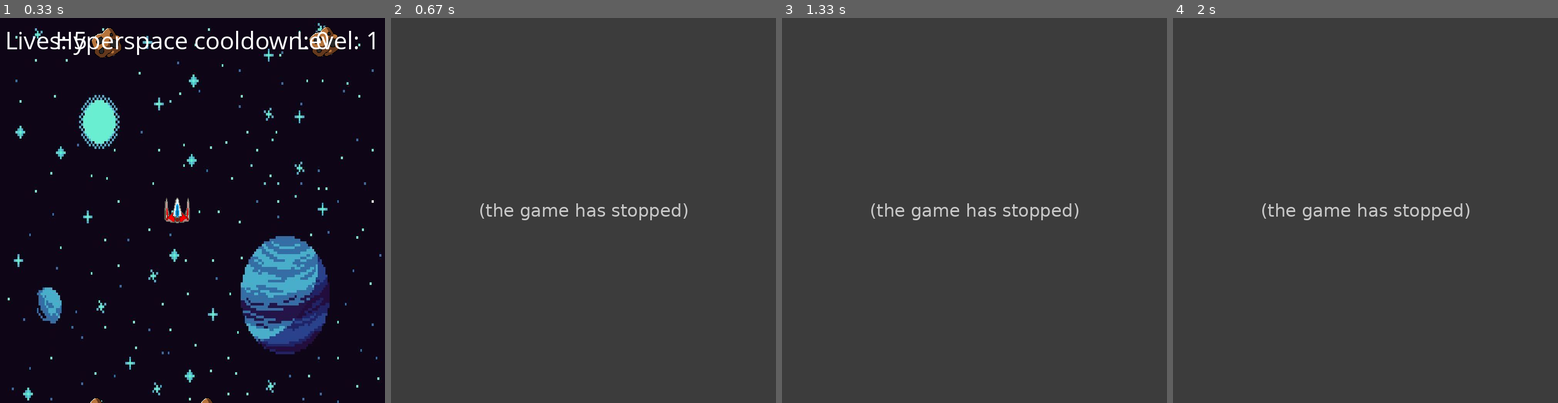
Above: before the commit, frames 1-4 (left to right).
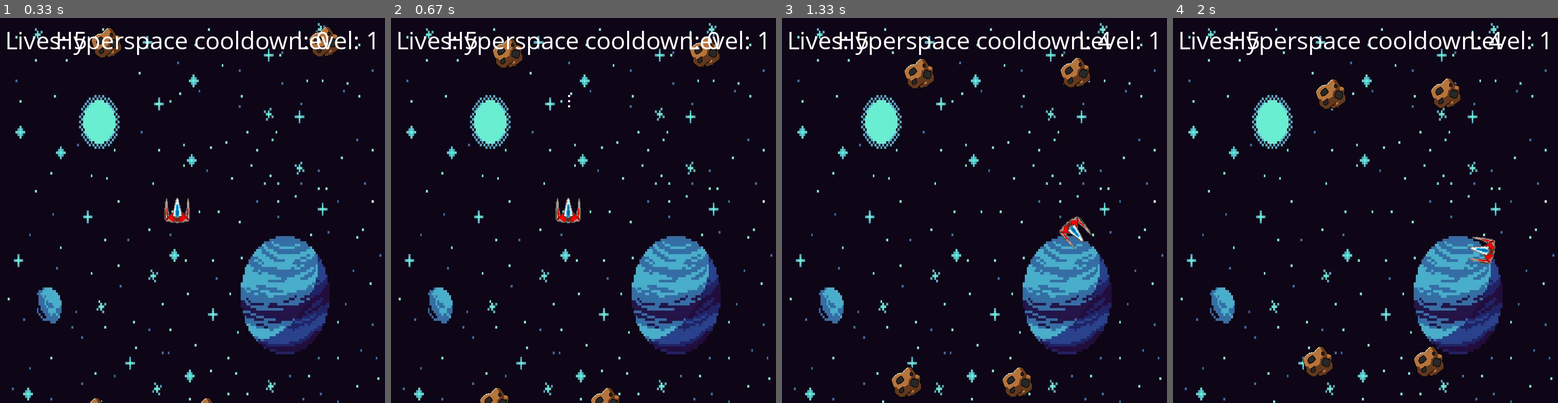
Above: after the commit, the same moments.

Repository: the-bald-lad/Pygame-asteroids
Game: pygame game, started from main.py
The game is run twice, just before and just after one commit, with the same random seed, the same clock (stepped at 60 frames per second) and the same inputs.
Inputs:
- Up to frame 1 (0.33 s): no input
- Up to frame 2 (0.67 s): tap C at 0.33 s
- Up to frame 3 (1.33 s): hold D 0.67-1.13 s; tap Space at 0.73, 1.03, 1.23 s; tap C at 0.82 s; hold W from 1.17 s (still down)
- Up to frame 4 (2 s): release W at 1.47 s; hold D 1.5-1.97 s; tap Space at 1.57, 1.87 s

Frame 1 is identical in both runs. In frame 2, 100% of the frame differs, in the area x 0-100%, y 0-100%; in frame 3, 100%; in frame 4, 100%.
Error before the commit: ValueError: list.remove(x): x not in list (main.py line 262); the game stopped at 0.6 s (later frames are placeholders)

Commit message:
continuing on collision and added back a better laser png

Diff:
--- a/main.py
+++ b/main.py
@@ -11,6 +11,7 @@
 # Loading images
 ASTEROID = p.transform.scale(p.image.load(os.path.join("assets", "asteroid.png")), (60, 60))
 SHIP = p.transform.scale(p.image.load(os.path.join("assets", "ship.png")), (SHIP_SIZE_X, SHIP_SIZE_Y))
+LASER = p.image.load(os.path.join("assets", "laser (2).png"))
 BG = p.transform.scale(p.image.load(os.path.join("assets", "background-space.jpg")), (WIDTH, HEIGHT))
 
 # Classes for objects on the window
@@ -128,6 +129,7 @@
 
 class Laser(object):
     def __init__(self, head, cosine, sine, lasers):
+        self.laser_img = LASER
         self.point = head
         self.x, self.y = self.point
         self.w = 4
@@ -137,13 +139,11 @@
         self.xv = self.c * 10
         self.yv = self.s * 10
         self.lasers = lasers
+        self.mask = p.mask.from_surface(self.laser_img)
 
     def move(self):
-        for laser in self.lasers:
-            self.x += self.xv
-            self.y -= self.yv
-            if laser.offscreen():
-                remove_lasers(self.lasers, laser)
+        self.x += self.xv
+        self.y -= self.yv
 
     def draw(self, window):
         p.draw.rect(window, WHITE, [self.x, self.y, self.w, self.h])
@@ -165,9 +165,6 @@
     offset_x = o2.x - o1.x
     offset_y = o2.y - o1.y
     return o1.mask.overlap(o2.mask, (offset_x, offset_y)) != None
-
-def remove_lasers(ls, obj):
-    ls.remove(obj)
 
 # main function
 def main():
@@ -261,8 +258,16 @@
             if i.y < 0:
                 player_lasers.remove(i)
 
+
         # check player positions
         player.check()
+
+        # laser-asteroid colision
+        for i in player_lasers[:]:
+            for j in asts[:]:
+                if i.colide(j):
+                    asts.remove(j)
+
 
         # checks each asteroid position
         for i in asts:
Binary file added: assets/laser (2).png
